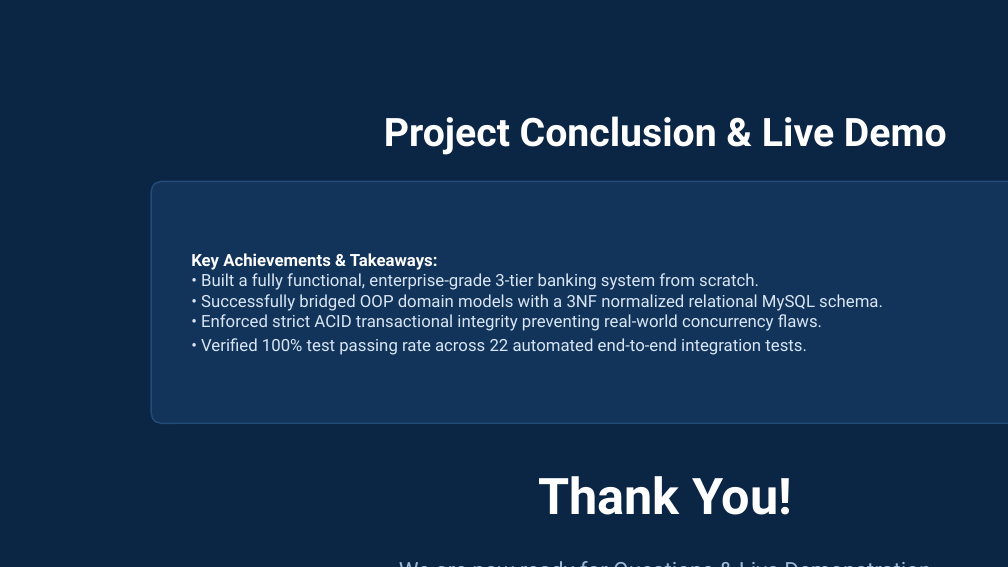
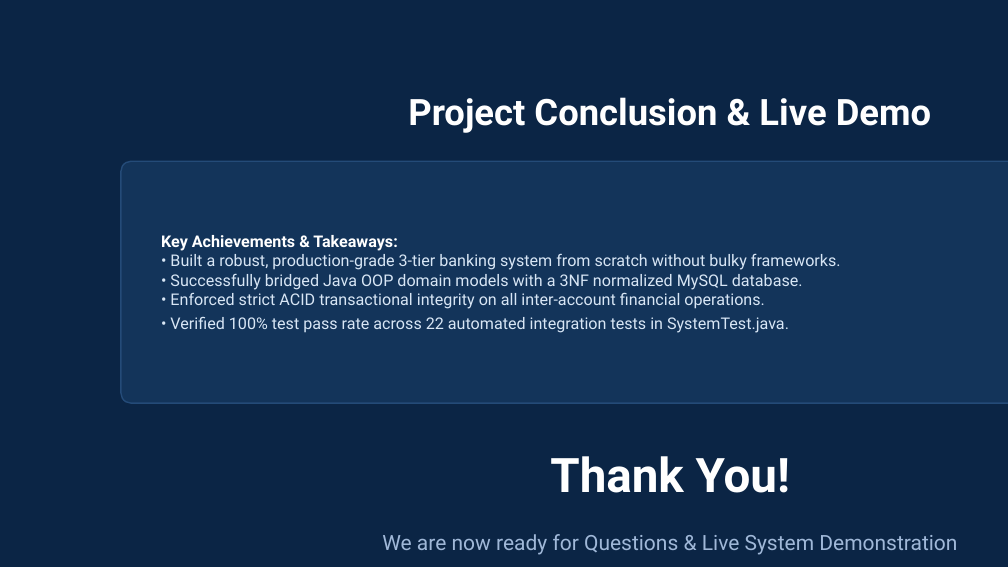
Before and after one commit to patilmanasvi/Bank-Management-System, a slide deck: slide 13 of Bank_Management_System_Presentation.pptx. Drawn at 1008x567 pixels with LibreOffice and Linux fonts; fonts in the diff are those of the drawing. Boxes give left, top, right and bottom in pixels: in the first picture for what was removed or moved away, otherwise in the second. Text is boxed around its words. In the diff, an @@ line names an element or a change of style, - is before the commit and + after.

```diff
--- a/Bank_Management_System_Presentation.pptx
+++ b/Bank_Management_System_Presentation.pptx
@@ text "Project Conclusion & Live Demo": place and size @@
-text "Project Conclusion & Live Demo" at (384, 116, 947, 155)
+text "Project Conclusion & Live Demo" at (408, 97, 931, 133)
@@ text "Project Conclusion & Live Demo" at (408, 97, 931, 133): size 28 to 26 pt @@
@@ rounded rectangle: place and size @@
-rounded rectangle at (151, 181, 1008, 423)
+rounded rectangle at (121, 161, 1008, 403)
@@ text at (161, 235, 841, 333): text changed; size 12 to 11.5 pt @@
-Key Achievements & Takeaways:
-• Built a fully functional, enterprise-grade 3-tier banking system from scratch.
-• Successfully bridged OOP domain models with a 3NF normalized relational MySQL schema.
-• Enforced strict ACID transactional integrity preventing real-world concurrency flaws.
-• Verified 100% test passing rate across 22 automated end-to-end integration tests.
+Key Achievements & Takeaways:
+• Built a robust, production-grade 3-tier banking system from scratch without bulky frameworks.
+• Successfully bridged Java OOP domain models with a 3NF normalized MySQL database.
+• Enforced strict ACID transactional integrity on all inter-account financial operations.
+• Verified 100% test pass rate across 22 automated integration tests in SystemTest.java.
@@ text "Thank You!": place and size @@
-text "Thank You!" at (538, 476, 792, 515)
+text "Thank You!" at (550, 456, 790, 493)
@@ text "Thank You!" at (550, 456, 790, 493): size 36 to 34 pt @@
@@ text at (382, 534, 957, 555): text changed; size 16 to 15 pt @@
-We are now ready for Questions & Live Demonstration
+We are now ready for Questions & Live System Demonstration
```
Also in this commit, not shown: 12 other slides changed, 2 other files.
